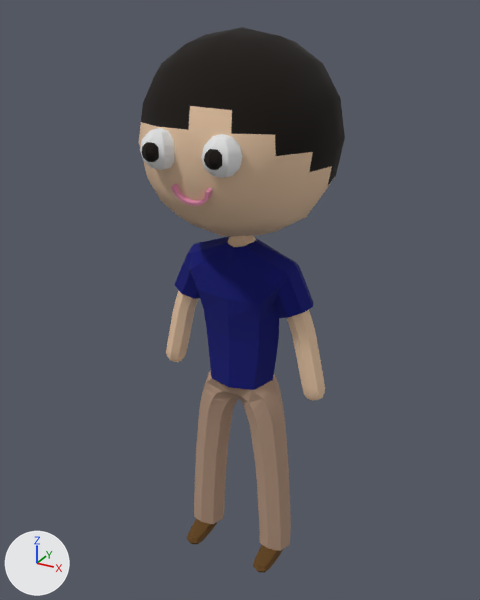
What one commit did to the Blender file assets/playercharacter.blend.
The view is the same before and after, from a camera (50 mm lens) standing at (0.858, -1.57, 1.687) and looking at (-0.011, 0.009, 0.898). The axes (+X, +Y, +Z) are drawn at lower left. The lights are the same throughout. The older version comes first.

Objects in the first picture: 'Cylinder', 'Pants', 'Shirt', 'Sphere', 'Sphere.001', 'Vert.002'.
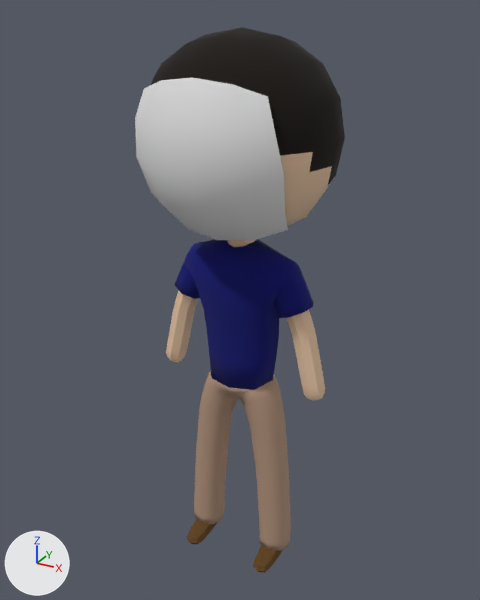
Scene script edits in JSON lines:
```json
{"op": "add", "block": "mat_facemat", "code": ["mat_facemat = principled_material('facemat')", "mat_facemat.base_color = (0.8, 0.8, 0.8)  # white #e7e7e7"]}
{"block": "me_vert_004", "where": "me_vert_004.from_pydata(...)  # 340 vertices, 344 faces; spans x -0.224..0.224, y -0.087..0.081, z 0.651..1.092"}
{"block": "me_vert_004", "where": "# used by ob_shirt; location = (0.0, 0.0, 0.0)"}
{"block": "me_vert_004", "change": "me_vert_004 part 1: all faces are now shaded smooth (344 of 344 changed)"}
{"op": "add", "block": "me_plane", "code": ["me_plane = bpy.data.meshes.new('Plane')", "me_plane.from_pydata(...)  # 25 vertices, 16 faces; spans x -0.197..0.197, y -0.271..-0.162, z 1.141..1.534", "me_plane.polygons.foreach_set('use_smooth', [True] * 16)", "me_plane.materials.append(mat_facemat)  # its picture is missing"]}
{"op": "remove", "block": "ob_sphere", "code": ["ob_sphere = bpy.data.objects.new('Sphere', me_sphere)", "ob_sphere.location = (-0.086, -0.25, 1.377)", "ob_sphere.scale = (0.05, 0.05, 0.05)"]}
{"op": "remove", "block": "ob_sphere_001", "code": ["ob_sphere_001 = bpy.data.objects.new('Sphere.001', me_sphere_001)", "ob_sphere_001.location = (-0.086, -0.285, 1.377)", "ob_sphere_001.scale = (0.0252, 0.0252, 0.0252)"]}
{"op": "remove", "block": "ob_cylinder", "code": ["ob_cylinder = bpy.data.objects.new('Cylinder', me_cylinder)", "ob_cylinder.location = (0.0, -0.25, 1.295)", "ob_cylinder.rotation_euler = (1.825, 0.0, 0.0)  # degrees (105, 0, 0)", "ob_cylinder.scale = (0.0447, 0.0378, 0.0113)"]}
{"op": "add", "block": "ob_face", "code": ["ob_face = bpy.data.objects.new('face', me_plane)", "ob_face.location = (0.0, 0.0, 0.0)", "_m = ob_face.modifiers.new('Shrinkwrap', 'SHRINKWRAP')", "_m.wrap_method = 'PROJECT'", "_m.wrap_mode = 'ABOVE_SURFACE'", "_m.target = ob_vert_002", "_m.offset = 0.017", "_m.use_project_y = True", "_m.use_negative_direction = True"]}
```

Pixel boxes [x1, y1, x2, y2] of what changed, in the pictures (480 x 600 px):
```json
{"object": "face", "change": "added", "after": [135, 78, 288, 241]}
{"object": "Sphere", "change": "deleted", "before": [140, 128, 243, 178]}
{"object": "Sphere.001", "change": "deleted", "before": [141, 142, 222, 170], "on screen": "black"}
{"object": "Cylinder", "change": "deleted", "before": [171, 184, 212, 206]}
{"part": 1, "of": "me_vert_004", "change": "shading changed", "before": [175, 239, 292, 390], "after": [175, 239, 292, 390]}
```
